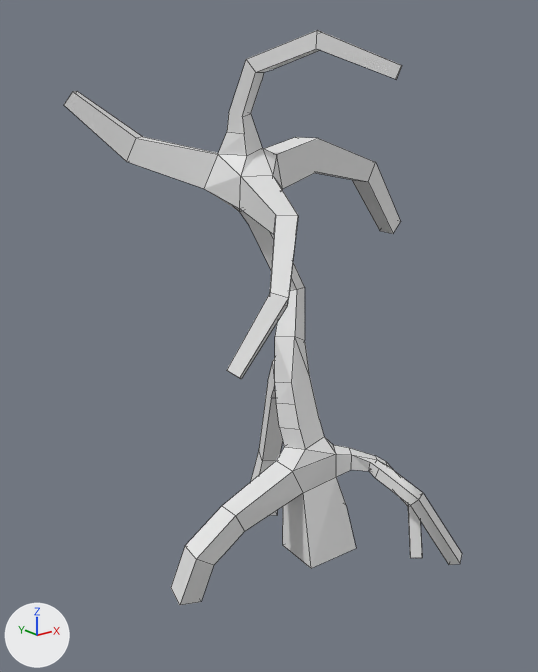
Renders of the Blender file salemstalker/Assets/3D/plants/swamptree2.blend from each side of a commit.
The view is the same before and after, from a 50 mm camera at (-13.18, -14.36, 11.24) aimed at (-0.47, 1.53, 4.88). The lights are fixed; the arrows at lower left show +X, +Y and +Z. The older version comes first. Mesh edges are drawn as thin lines.
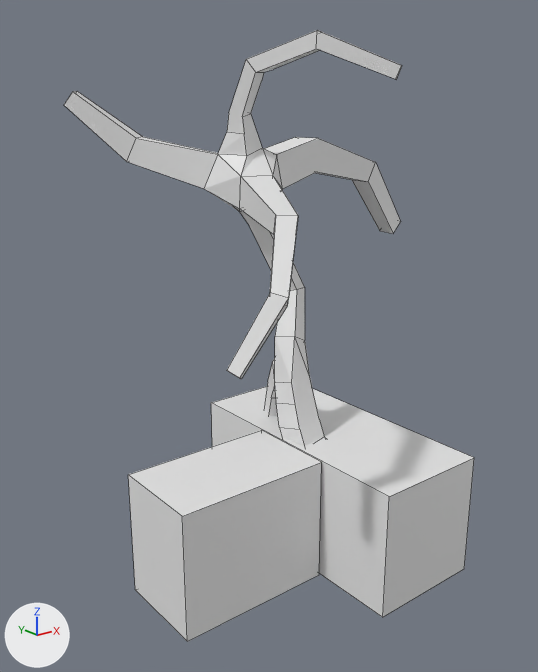
Boxes [x1, y1, x2, y2] around the edits, measured in the pictures (538 x 672 px):
'Cube.001-colony', added: after [128, 387, 474, 642]

The change, as a list of edits to the scene's bpy script:
```text
Add me_cube:
    me_cube.from_pydata(...)  # a box spanning x -1.0..2.36, y -1.0..1.0, z -1.0..1.68; a box spanning x 2.4..4.97, y -2.83..3.06, z -1.0..1.68
Add ob_cube_001_colony:
    ob_cube_001_colony = bpy.data.objects.new('Cube.001-colony', me_cube)
    ob_cube_001_colony.location = (-3.98, 0.0, 0.0)
    ob_cube_001_colony.scale = (1.29, 1.29, 1.29)
```
